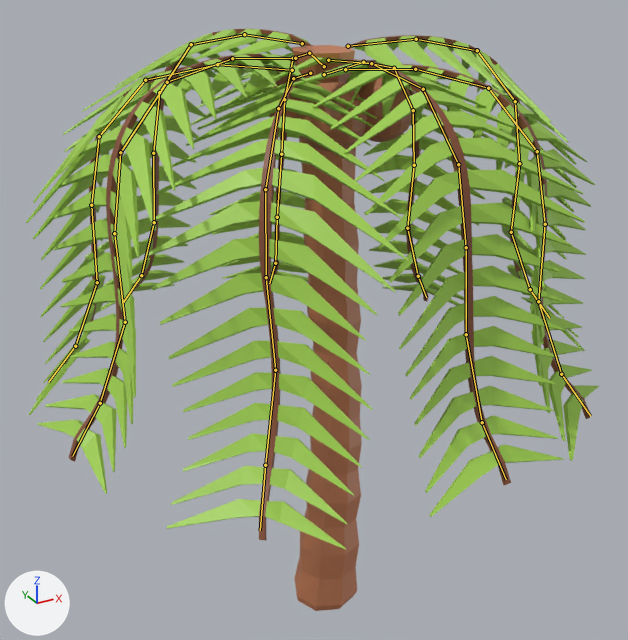
The Blender file models/base_game/objects/coconut_tree.blend, before and after one commit.
One viewpoint serves both versions: a 50 mm lens placed at (-3.35, -5.88, 5.86), pointed at (0.0, 0.2, 2.82). Every picture has the same lights, and +X, +Y and +Z are marked at lower left. The picture after the commit comes second. Both versions are drawn at frame 1 of the action 'Hurt'; the numbers are the values there. The bones that bend it are drawn over the model as lines.

Objects in the first picture: 'CoconutTree-col'.
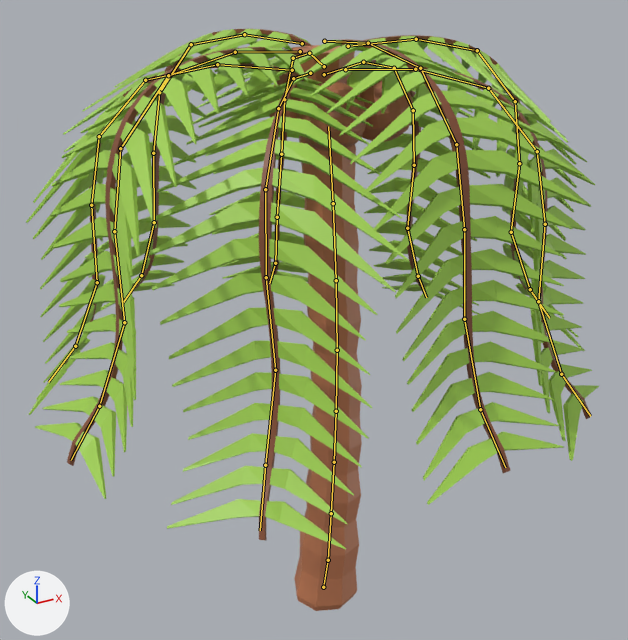
Boxes (x1, y1, x2, y2) around the edits, measured in the pictures (628 x 640 px):
'CoconutTree-col', posed
    both: (26, 29, 599, 611)
bone 'Top1.005', root to tip
    before: (295, 58) to (232, 58)
    after: (300, 51) to (235, 52)
bone 'Top1.007', root to tip
    before: (328, 60) to (371, 63)
    after: (324, 41) to (368, 43)

The edits, one by one:
Bone 'Top1.005' (bone_top1_005) moves from (0.15, -0.07, 0.03) to (0.0, 0.0, 0.0).
Bone 'Top1.007' (bone_top1_007) moves from (0.02, -0.05, -0.15) to (0.0, 0.0, 0.0).
